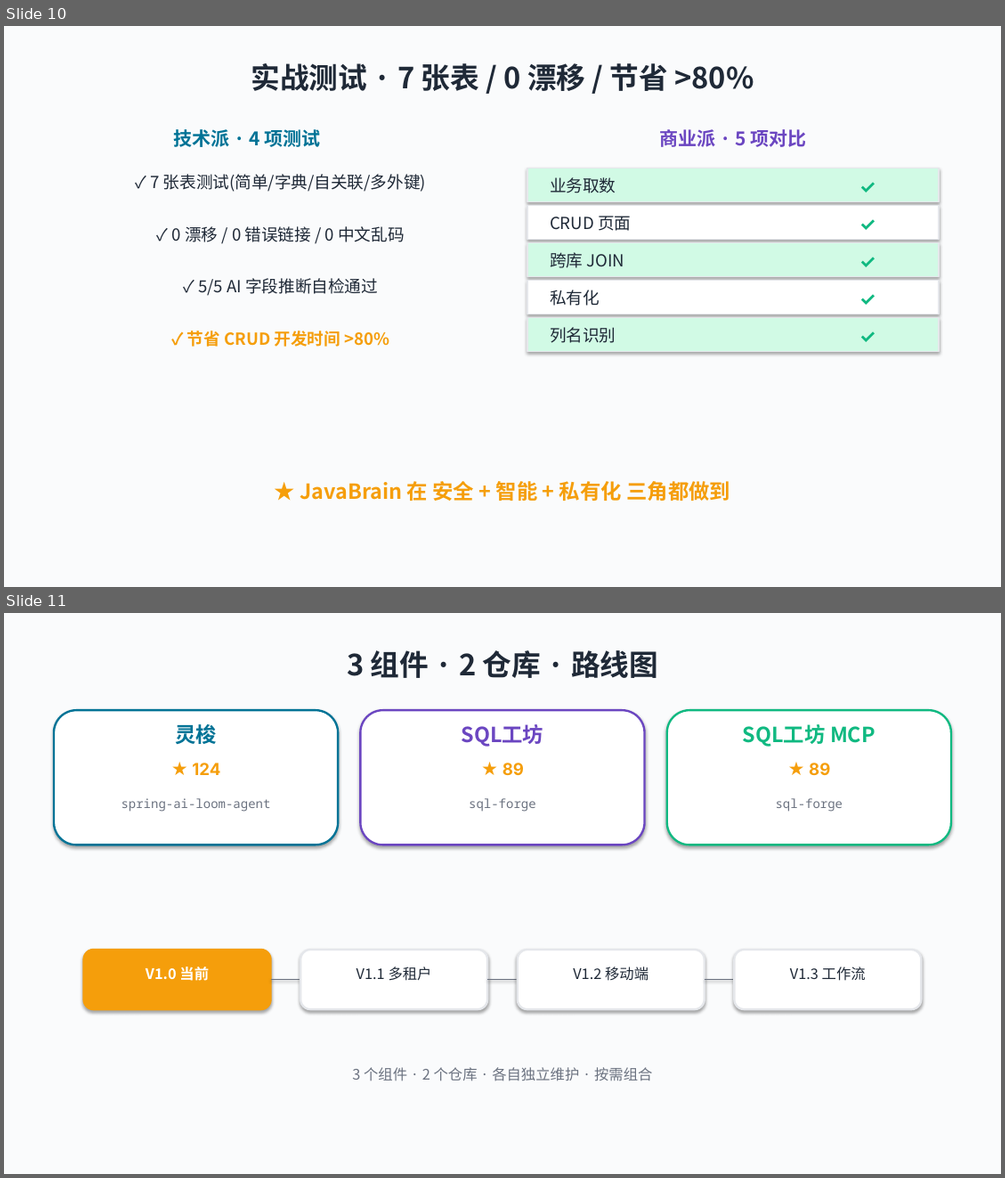
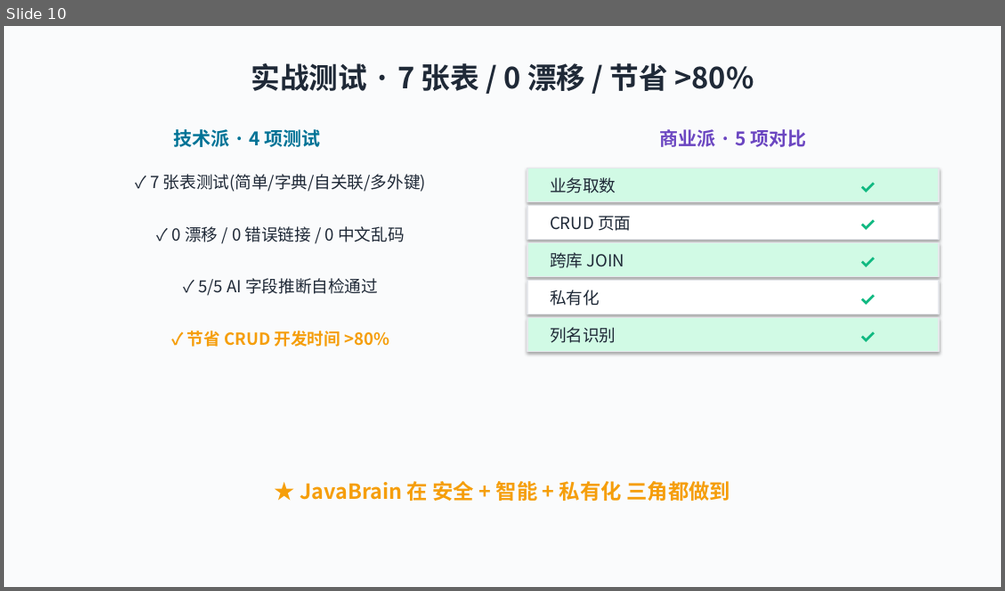
Before and after one commit to wb04307201/java-brain, a slide deck: docs/ppt/javabrain.pptx. Shown one above the other, each under a label of ours: slides 10 and 11 before the commit, slide 10 after it. The pictures are 1005x1178 and 1005x591 pixels, drawn with LibreOffice and Linux fonts; fonts in the diff are those of the drawing. Boxes give left, top, right and bottom in pixels: in the first picture for what was removed or moved away, otherwise in the second. Text is boxed around its words. In the diff, an @@ line names an element or a change of style, - is before the commit and + after.

```diff
--- a/docs/ppt/javabrain.pptx
+++ b/docs/ppt/javabrain.pptx
@@ slide 11 removed at (x1=4, y1=613, x2=1001, y2=1174), background #FAFBFC @@
@@ text removed at (x1=347, y1=650, x2=658, y2=678) @@
-3 组件 · 2 仓库 · 路线图
@@ rounded rectangle removed at (x1=54, y1=710, x2=339, y2=844) @@
@@ rounded rectangle removed at (x1=361, y1=710, x2=645, y2=844) @@
@@ rounded rectangle removed at (x1=667, y1=710, x2=952, y2=844) @@
@@ text removed at (x1=175, y1=724, x2=217, y2=744) @@
-灵梭
@@ text removed at (x1=461, y1=724, x2=544, y2=747) @@
-SQL工坊
@@ text removed at (x1=743, y1=724, x2=875, y2=747) @@
-SQL工坊 MCP
@@ text removed at (x1=192, y1=763, x2=220, y2=775) @@
-★ 124
@@ text removed at (x1=502, y1=763, x2=524, y2=775) @@
-★ 89
@@ text removed at (x1=809, y1=763, x2=830, y2=775) @@
-★ 89
@@ text removed at (x1=121, y1=798, x2=271, y2=811) @@
-spring-ai-loom-agent
@@ text removed at (x1=469, y1=798, x2=536, y2=811) @@
-sql-forge
@@ text removed at (x1=776, y1=798, x2=843, y2=811) @@
-sql-forge
@@ rounded rectangle removed at (x1=84, y1=949, x2=271, y2=1009) @@
@@ rounded rectangle removed at (x1=301, y1=949, x2=488, y2=1009) @@
@@ rounded rectangle removed at (x1=518, y1=949, x2=704, y2=1009) @@
@@ rounded rectangle removed at (x1=735, y1=949, x2=922, y2=1009) @@
@@ text removed at (x1=146, y1=966, x2=209, y2=981) @@
-V1.0 当前
@@ line removed from (271, 980) to (301, 980) @@
@@ text removed at (x1=356, y1=966, x2=432, y2=981) @@
-V1.1 多租户
@@ line removed from (488, 980) to (518, 980) @@
@@ text removed at (x1=573, y1=966, x2=648, y2=981) @@
-V1.2 移动端
@@ line removed from (704, 980) to (735, 980) @@
@@ text removed at (x1=790, y1=966, x2=866, y2=981) @@
-V1.3 工作流
@@ text removed at (x1=352, y1=1067, x2=652, y2=1081) @@
-3 个组件 · 2 个仓库 · 各自独立维护 · 按需组合
```
Also in this commit, not shown: 2 slides changed, 1 slide added, 3 other files.
